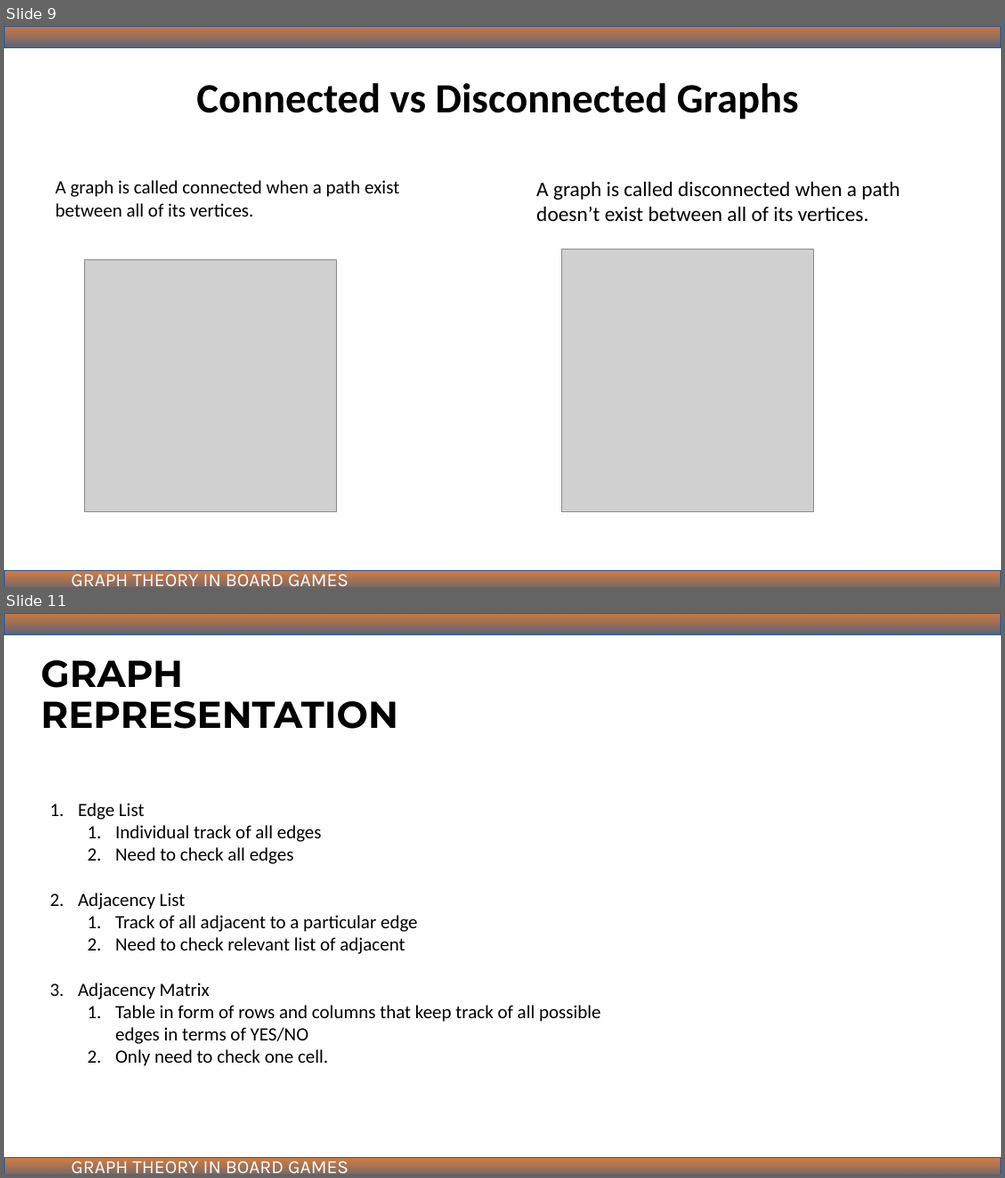
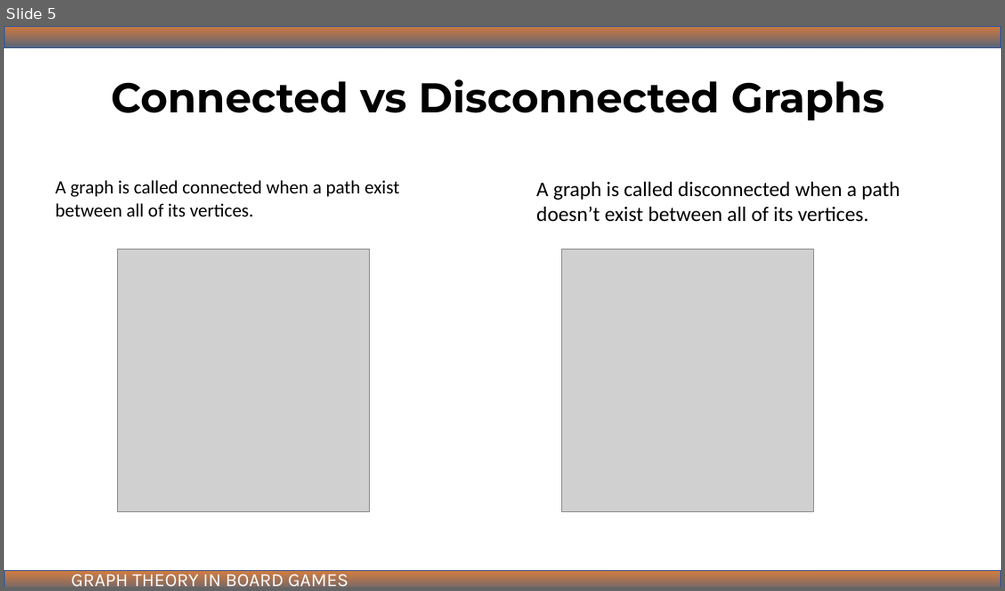
Before and after one commit to ibmbt/group5_graphtheory, a slide deck: group5_graphtheory.pptx. Shown one above the other, each under a label of ours: slides 9 and 11 before the commit, slide 5 after it; the slides between them are not shown. The pictures are 1005x1178 and 1005x591 pixels, drawn with LibreOffice and Linux fonts; fonts in the diff are those of the drawing; grey boxes stand for pictures. Boxes give left, top, right and bottom in pixels: in the first picture for what was removed or moved away, otherwise in the second. Text is boxed around its words. In the diff, an @@ line names an element or a change of style, - is before the commit and + after.

```diff
--- a/group5_graphtheory.pptx
+++ b/group5_graphtheory.pptx
@@ slide 11 removed at (4, 613, 1001, 1174), background #FFFFFF @@
@@ rectangle removed at (4, 613, 1001, 634) @@
@@ text removed at (40, 660, 398, 729) @@
-GRAPH REPRESENTATION
@@ text removed at (78, 803, 601, 1066) @@
-1. Edge List
-  1. Individual track of all edges
-  2. Need to check all edges
-2. Adjacency List
-  1. Track of all adjacent to a particular edge
-  2. Need to check relevant list of adjacent
-3. Adjacency Matrix
-  1. Table in form of rows and columns that keep track of all possible edges in terms of YES/NO
-  2. Only need to check one cell.
@@ rectangle removed at (4, 1158, 1001, 1174) @@
@@ text removed at (71, 1156, 348, 1174) @@
-GRAPH THEORY IN BOARD GAMES
@@ what was slide 9 is now slide 5 @@
@@ slide 5 changed as well @@
@@ text "Connected vs Disconnected Graphs" at (111, 79, 884, 120): font Calibri to Montserrat @@
@@ picture: place and size @@
-picture at (84, 259, 337, 512)
+picture at (118, 248, 371, 512)
```
Also in this commit, not shown: 14 other slides changed, 7 slides added, 16 other slides removed, 3 other files.
